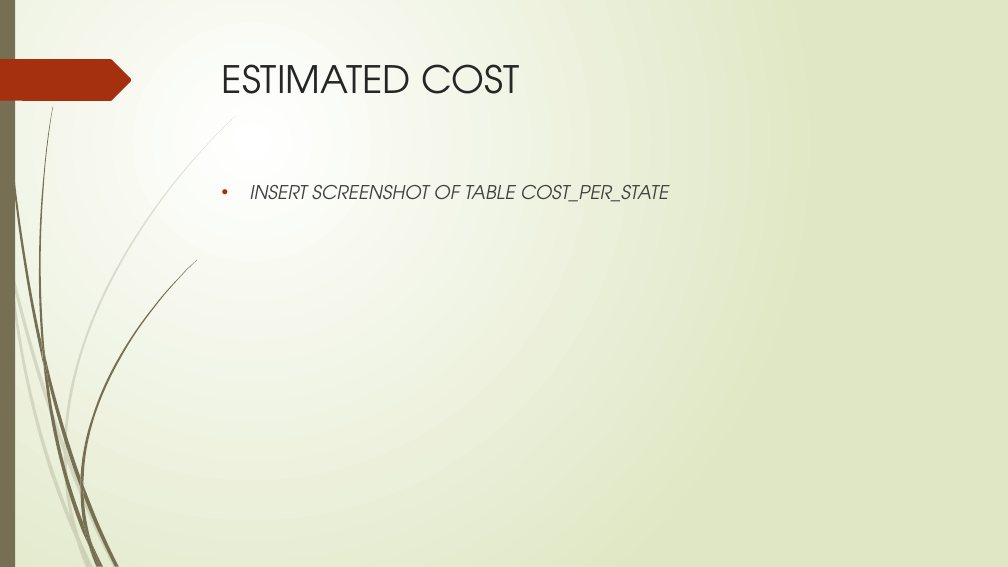
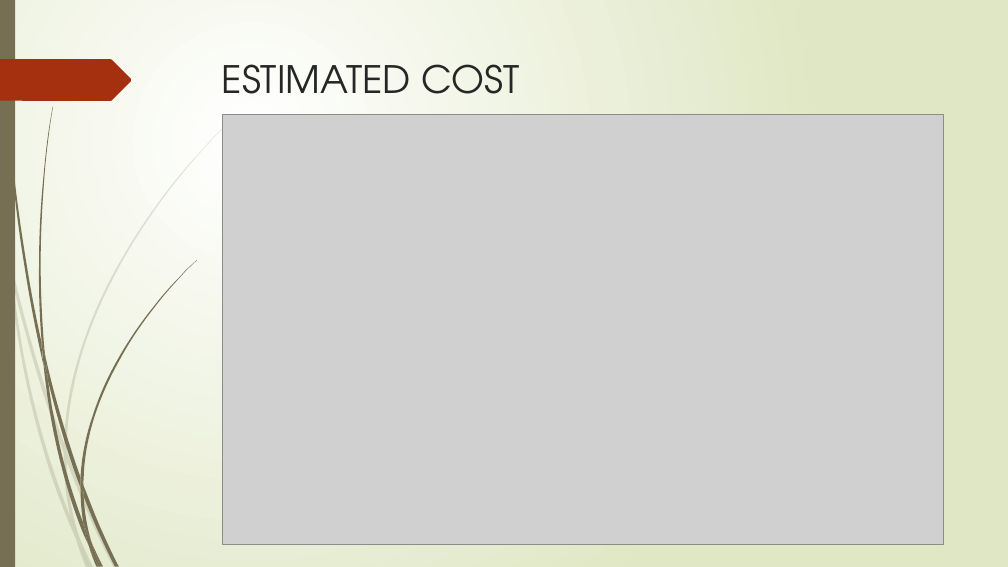
Before and after one commit to popoosl/clinical_trial_recommendation, a slide deck: slide 10 of pre.pptx. Drawn at 1008x567 pixels with LibreOffice and Linux fonts; fonts in the diff are those of the drawing; grey boxes stand for pictures. Boxes give left, top, right and bottom in pixels: in the first picture for what was removed or moved away, otherwise in the second. Text is boxed around its words. In the diff, an @@ line names an element or a change of style, - is before the commit and + after.

```diff
--- a/pre.pptx
+++ b/pre.pptx
@@ picture added at box(222, 115, 944, 544) @@
@@ text removed at box(250, 185, 669, 202) @@
-• INSERT SCREENSHOT OF TABLE COST_PER_STATE
```
Also in this commit, not shown: 2 other slides changed, 1 other file.
